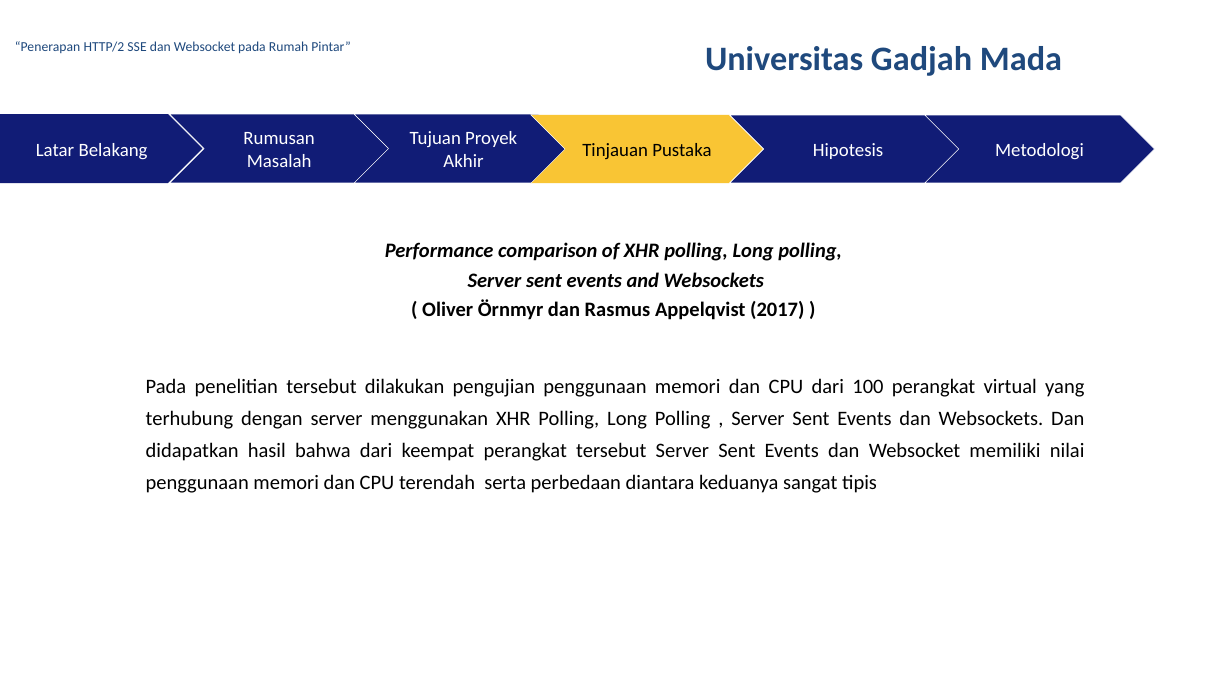
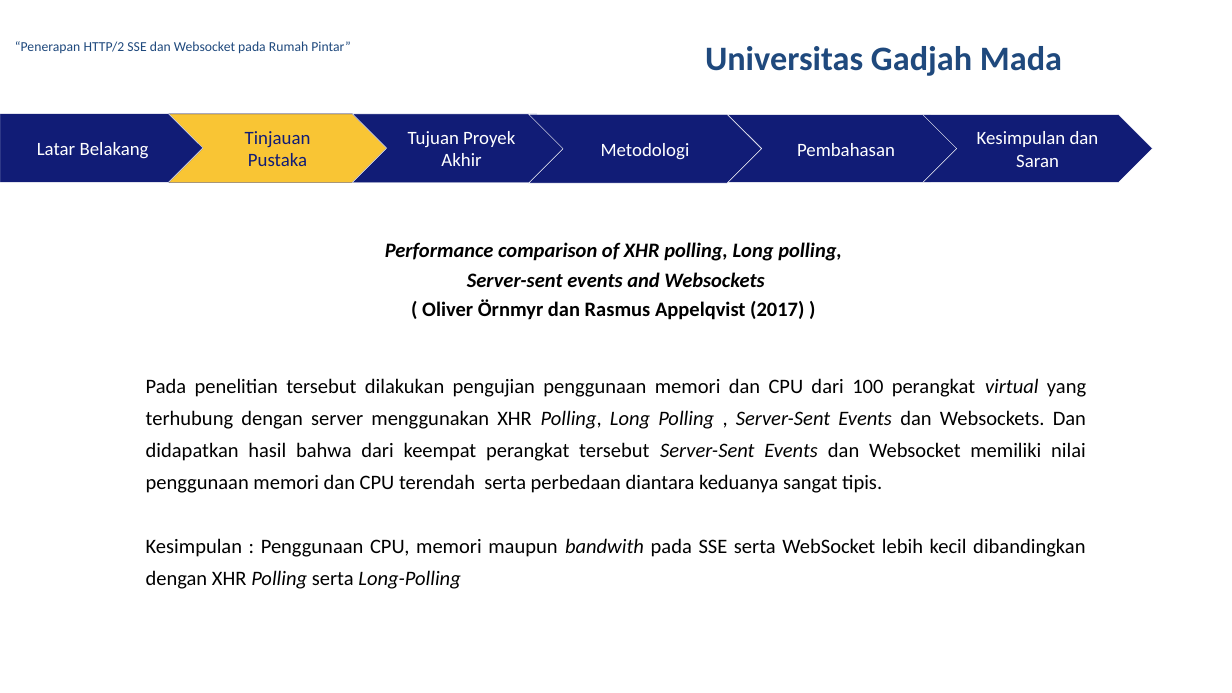
Before and after one commit to rusminto/ws_sse, a slide deck: slide 17 of berkas/ppt muham.pptx (slide 16 before the commit). Drawn at 1232x693 pixels with LibreOffice and Linux fonts; fonts in the diff are those of the drawing; background and template pictures are left out. Boxes give left, top, right and bottom in pixels: in the first picture for what was removed or moved away, otherwise in the second. Text is boxed around its words. In the diff, an @@ line names an element or a change of style, - is before the commit and + after.

```diff
--- a/berkas/ppt muham.pptx
+++ b/berkas/ppt muham.pptx
@@ pentagon arrow "Latar Belakang" at box(0, 113, 203, 182): outline #111C76 0.26 pt to #FFFFFF 0.26 pt @@
@@ chevron "Tinjauan Pustaka": place and size @@
-chevron "Tinjauan Pustaka" at box(531, 115, 764, 184)
+chevron "Tinjauan Pustaka" at box(169, 113, 387, 182)
@@ chevron "Tinjauan Pustaka" at box(169, 113, 387, 182): text colour #000000 to #111C76; outline #FFFFFF 0.26 pt to #111C76 0.26 pt @@
@@ chevron removed at box(170, 115, 389, 184) @@
-Rumusan Masalah
@@ chevron "Metodologi": place and size @@
-chevron "Metodologi" at box(925, 115, 1154, 182)
+chevron "Metodologi" at box(529, 115, 761, 184)
@@ chevron added at box(923, 115, 1152, 182), fill #111C76, outline #FFFFFF 0.26 pt, 11 pt, text #FFFFFF @@
+Kesimpulan dan Saran
@@ text in chevron at box(797, 143, 895, 156): text changed @@
-Hipotesis
+Pembahasan
@@ text at box(467, 272, 764, 287): text changed @@
-Server sent events and Websockets
+Server-sent events and Websockets
@@ text at box(146, 378, 1086, 589): text changed @@
-Pada penelitian tersebut dilakukan pengujian penggunaan memori dan CPU dari 100 perangkat virtual yang terhubung dengan server menggunakan XHR Polling, Long Polling , Server Sent Events dan Websockets. Dan didapatkan hasil bahwa dari keempat perangkat tersebut Server Sent Events dan Websocket memiliki nilai penggunaan memori dan CPU terendah serta perbedaan diantara keduanya sangat tipis
+Pada penelitian tersebut dilakukan pengujian penggunaan memori dan CPU dari 100 perangkat virtual yang terhubung dengan server menggunakan XHR Polling, Long Polling , Server-Sent Events dan Websockets. Dan didapatkan hasil bahwa dari keempat perangkat tersebut Server-Sent Events dan Websocket memiliki nilai penggunaan memori dan CPU terendah serta perbedaan diantara keduanya sangat tipis.
+Kesimpulan : Penggunaan CPU, memori maupun bandwith pada SSE serta WebSocket lebih kecil dibandingkan dengan XHR Polling serta Long-Polling
```
Also in this commit, not shown: 22 other slides changed, 3 slides added, 10 other files.
